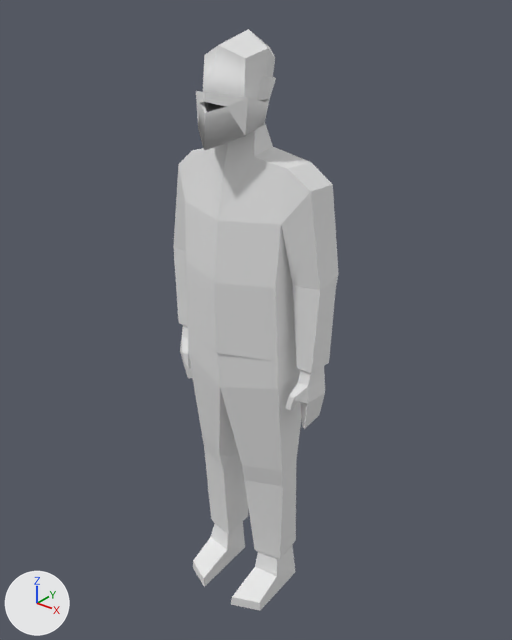
What one commit did to the FBX model Project Humans/Assets/polyperfect/Low Poly Ultimate Pack/M/- Meshes_M/People_M/man-worker.fbx.
One viewpoint serves both versions: a 50 mm camera at (1.222, -1.475, 1.921) aimed at (0.012, 0.037, 0.984). Every picture has the same lights, and +X, +Y and +Z are marked at lower left. Where no turn or scale is listed for an object, it has been applied to the vertices.

In view in the first picture: 'man-worker'.
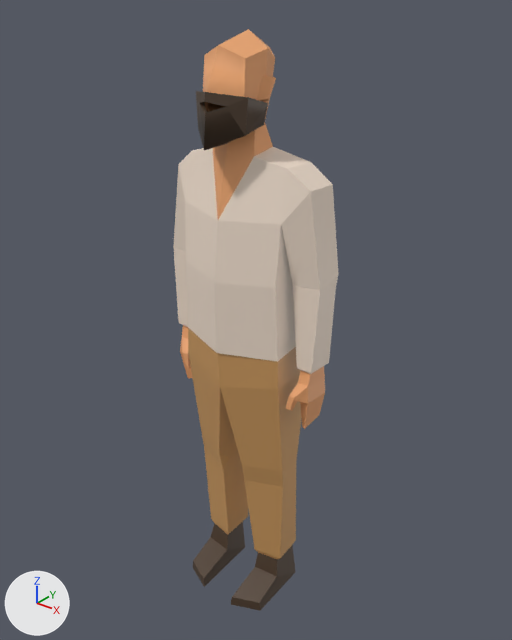
Where the newer file only moved an object's origin or applied its transform, the numbers keep the older frame.

Pixel boxes (x1, y1, x2, y2) of what changed, in the pictures (512 x 640 px):
'man-worker', recoloured
    both: (173, 29, 339, 611)

The change, as a diff of the scene's bpy script:
```diff
--- a/Project Humans/Assets/polyperfect/Low Poly Ultimate Pack/M/- Meshes_M/People_M/man-worker.fbx.py
+++ b/Project Humans/Assets/polyperfect/Low Poly Ultimate Pack/M/- Meshes_M/People_M/man-worker.fbx.py
@@ mat_6_skin_lightest @@
 mat_6_skin_lightest = principled_material('6 SKIN-LIGHTEST')
-mat_6_skin_lightest.base_color = (0.8, 0.8, 0.8)  # white #e7e7e7
+mat_6_skin_lightest.base_color = (0.855, 0.386, 0.162)  # orange #eea770
 mat_6_skin_lightest.roughness = 0.553
@@ mat_9_brown_darkest @@
 mat_9_brown_darkest = principled_material('9 BROWN-DARKEST')
-mat_9_brown_darkest.base_color = (0.8, 0.8, 0.8)  # white #e7e7e7
+mat_9_brown_darkest.base_color = (0.0742, 0.0437, 0.0242)  # brown #4d3b2b
 mat_9_brown_darkest.roughness = 0.553
@@ mat_15_brown_white @@
 mat_15_brown_white = principled_material('15 BROWN-WHITE')
-mat_15_brown_white.base_color = (0.8, 0.8, 0.8)  # white #e7e7e7
+mat_15_brown_white.base_color = (0.888, 0.745, 0.624)  # white #f2e0cf
 mat_15_brown_white.roughness = 0.553
@@ mat_13_brown_light @@
 mat_13_brown_light = principled_material('13 BROWN-LIGHT')
-mat_13_brown_light.base_color = (0.8, 0.8, 0.8)  # white #e7e7e7
+mat_13_brown_light.base_color = (0.61, 0.328, 0.117)  # orange #cd9b60
 mat_13_brown_light.roughness = 0.553
```
